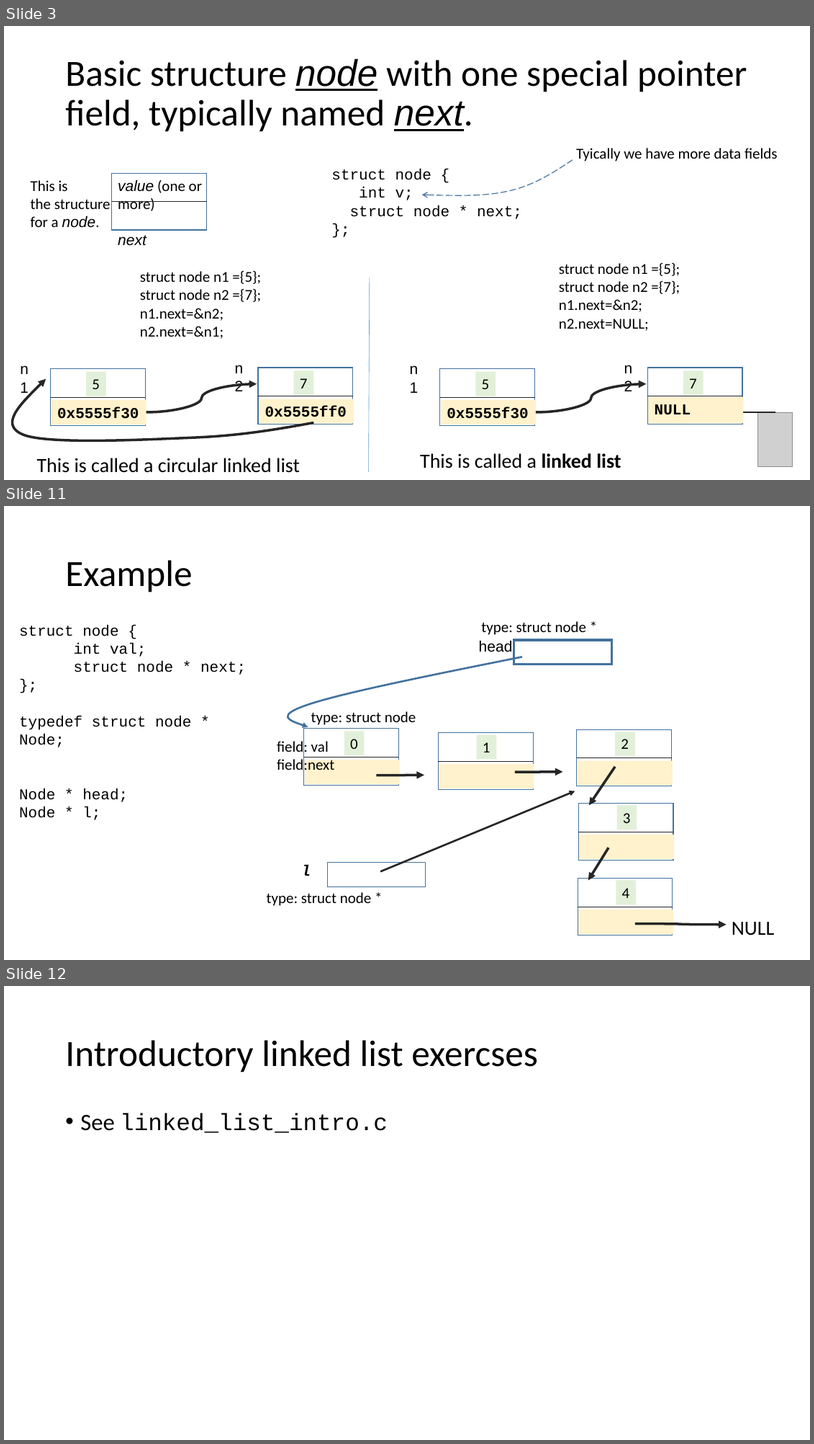
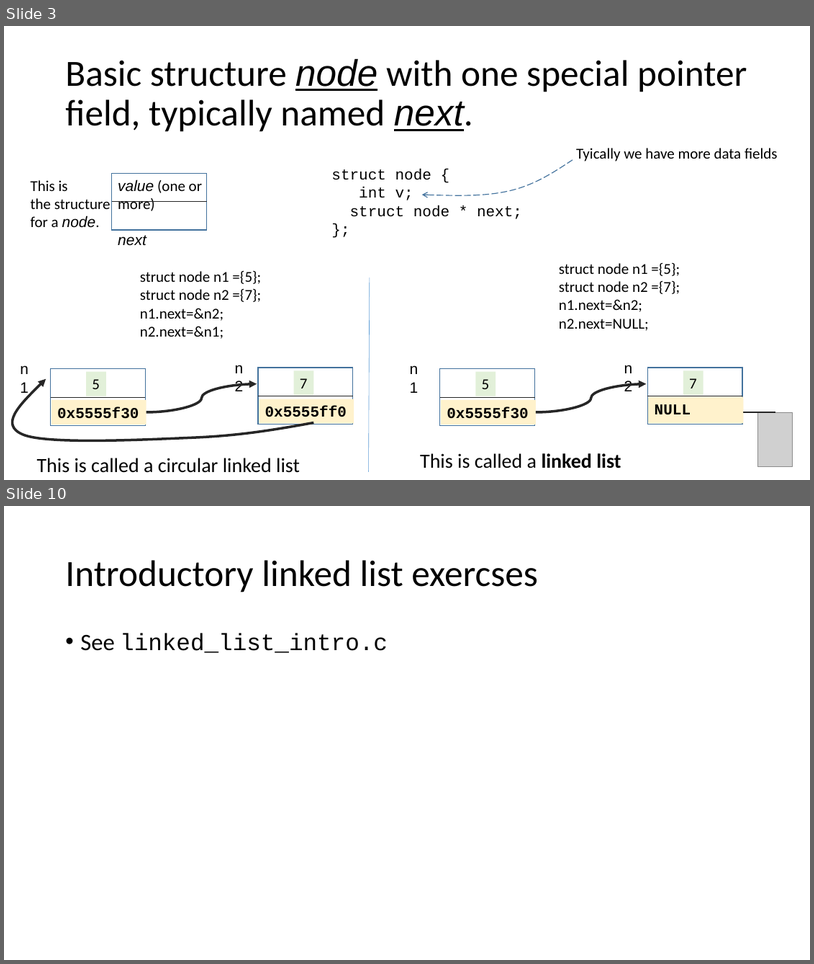
Before and after one commit to rbadrinath/FCP, a slide deck: slides/14-LinkedLists.pptx. Shown one above the other, each under a label of ours: slides 3, 11 and 12 before the commit, slides 3 and 10 after it; the slides between them are not shown. The pictures are 814x1444 and 814x964 pixels, drawn with LibreOffice and Linux fonts; fonts in the diff are those of the drawing; grey boxes stand for pictures. Boxes give left, top, right and bottom in pixels: in the first picture for what was removed or moved away, otherwise in the second. Text is boxed around its words. In the diff, an @@ line names an element or a change of style, - is before the commit and + after.

```diff
--- a/slides/14-LinkedLists.pptx
+++ b/slides/14-LinkedLists.pptx
@@ slide 11 removed at bbox=[4, 506, 810, 960], background #FFFFFF @@
@@ title removed at bbox=[65, 560, 192, 592] @@
-Example
@@ text removed at bbox=[19, 625, 246, 820] @@
-struct node {
-int val;
-struct node * next;
-};
-typedef struct node * Node;
-Node * head;
-Node * l;
@@ text removed at bbox=[481, 621, 587, 635] @@
-type: struct node *
@@ freeform shape removed at bbox=[290, 656, 523, 727] @@
@@ text removed at bbox=[479, 640, 513, 652] @@
-head
@@ rectangle removed at bbox=[514, 641, 612, 664] @@
@@ text removed at bbox=[311, 711, 417, 725] @@
-type: struct node
@@ text removed at bbox=[277, 739, 334, 774] @@
-field: val
-field:next
@@ group removed at bbox=[304, 728, 400, 785]: 3 rectangles, 1 line @@
-0
@@ group removed at bbox=[377, 733, 535, 790]: 3 rectangles, 1 line, 1 arrow @@
-1
@@ group removed at bbox=[515, 729, 673, 786]: 3 rectangles, 1 line, 1 arrow @@
-2
@@ group removed at bbox=[579, 767, 675, 860]: 3 rectangles, 1 line, 1 arrow @@
-3
@@ arrow removed from (381, 871) to (576, 791) @@
@@ group removed at bbox=[578, 847, 674, 935]: 3 rectangles, 1 line, 1 arrow @@
-4
@@ text removed at bbox=[301, 865, 311, 875] @@
-l
@@ rectangle removed at bbox=[328, 862, 426, 886] @@
@@ text removed at bbox=[267, 892, 372, 906] @@
-type: struct node *
@@ curved arrow removed from (635, 924) to (727, 924) @@
@@ text removed at bbox=[732, 921, 775, 935] @@
-NULL
@@ what was slide 12 is now slide 10 @@
```
Also in this commit, not shown: 5 slides changed, 1 other slide removed.
